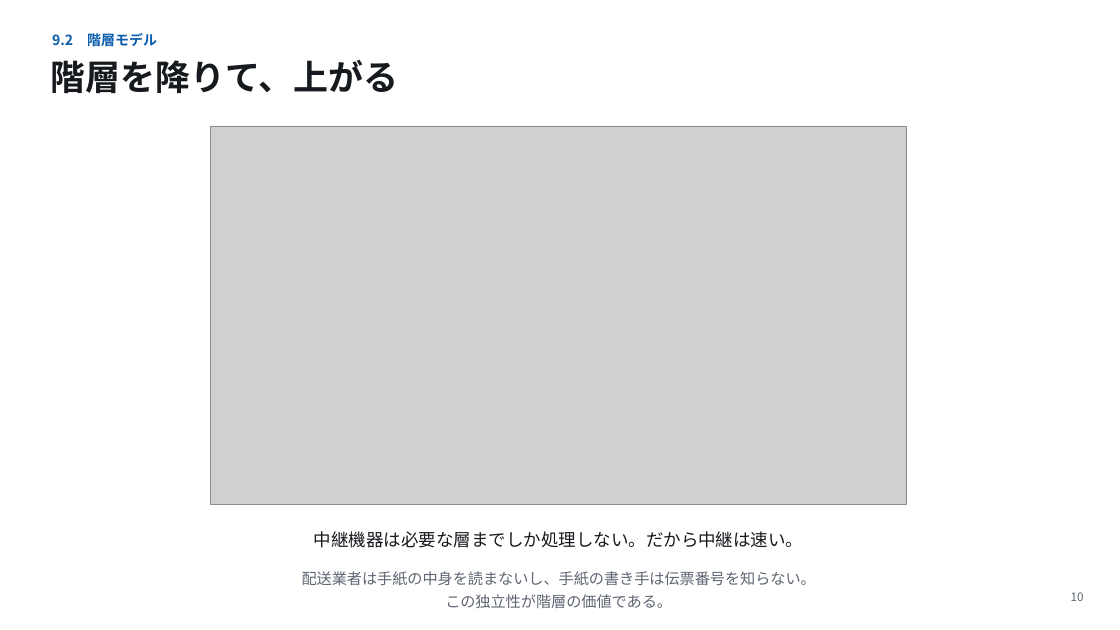
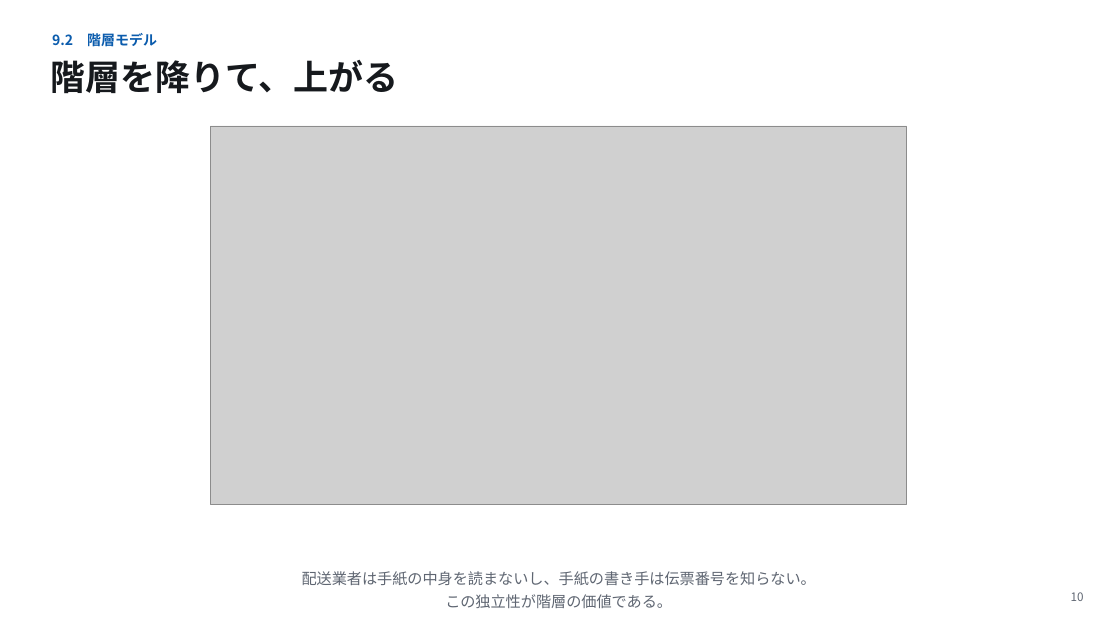
Before and after one commit to koide55/CompOutline, a slide deck: slide 10 of slides/第09回_ネットワークの基礎.pptx. Drawn at 1120x630 pixels with LibreOffice and Linux fonts; fonts in the diff are those of the drawing; grey boxes stand for pictures. Boxes give left, top, right and bottom in pixels: in the first picture for what was removed or moved away, otherwise in the second. Text is boxed around its words. In the diff, an @@ line names an element or a change of style, - is before the commit and + after.

```diff
--- a/slides/第09回_ネットワークの基礎.pptx
+++ b/slides/第09回_ネットワークの基礎.pptx
@@ text removed at [314,531,804,548] @@
-中継機器は必要な層までしか処理しない。だから中継は速い。
```
Also in this commit, not shown: 1 other slide changed, 23 other files.
